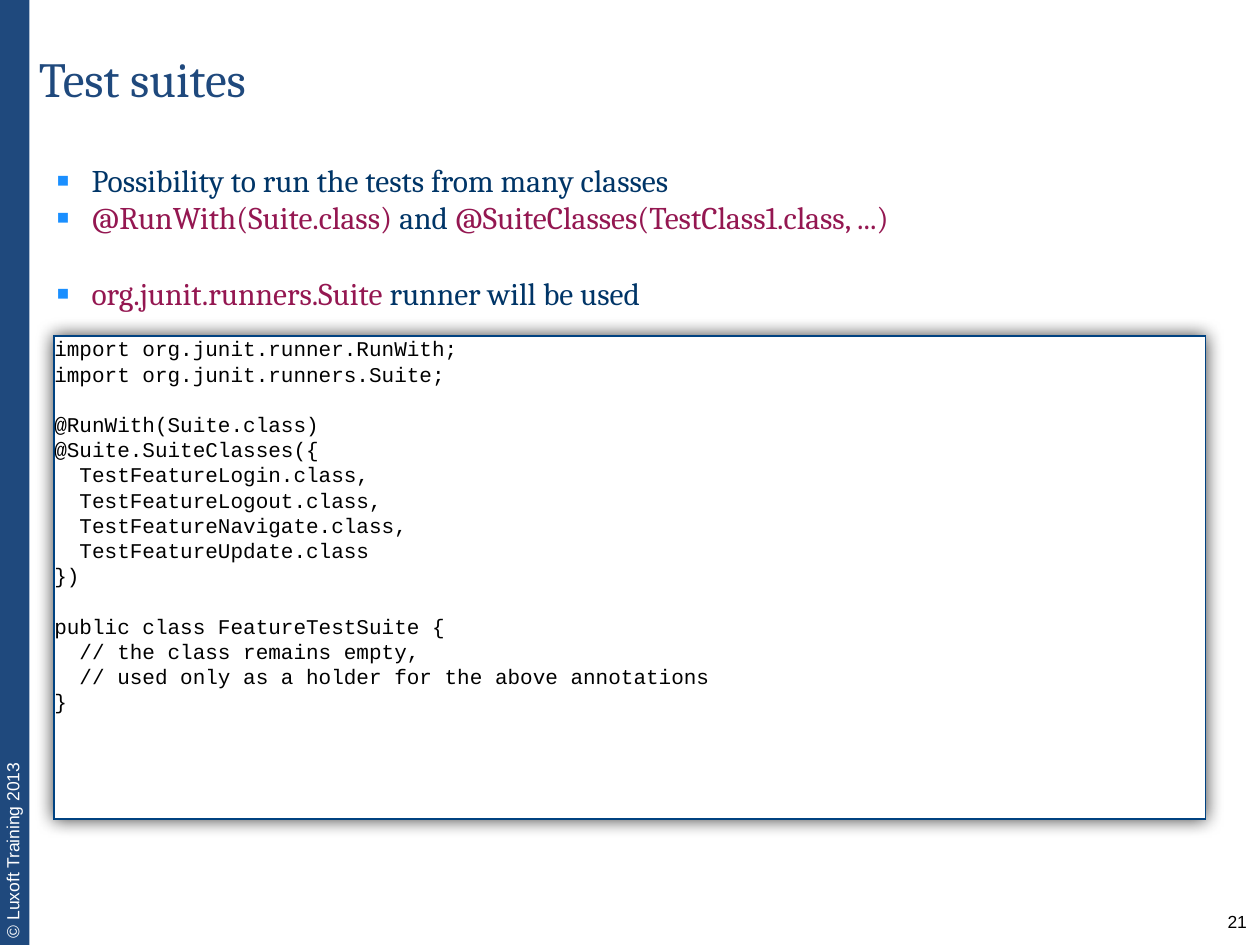
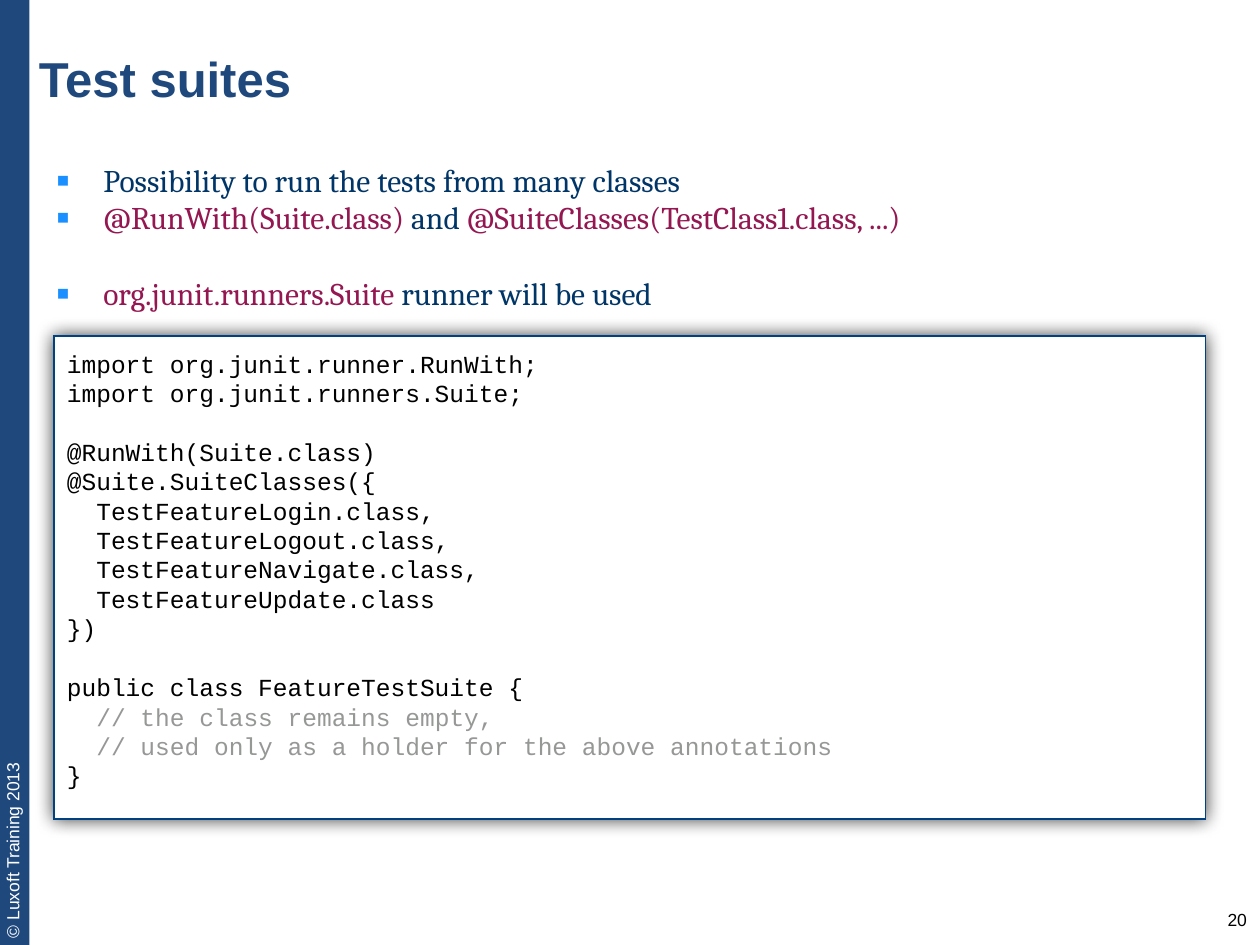
Before and after one commit to team3/lux-trainings-all, a slide deck: slide 20 of JVA-011. unit-testing-with-junit/JVA-011-lecture1-unit-testing-basics.pptx (slide 21 before the commit). Drawn at 1260x945 pixels with LibreOffice and Linux fonts; fonts in the diff are those of the drawing. Boxes give left, top, right and bottom in pixels: in the first picture for what was removed or moved away, otherwise in the second. Text is boxed around its words. In the diff, an @@ line names an element or a change of style, - is before the commit and + after.

```diff
--- a/JVA-011. unit-testing-with-junit/JVA-011-lecture1-unit-testing-basics.pptx
+++ b/JVA-011. unit-testing-with-junit/JVA-011-lecture1-unit-testing-basics.pptx
@@ title "Test suites" at [39,61,291,98]: font Cambria to Arial, bold on @@
@@ text "Possibility to run the tests ..." at [103,169,863,312]: indent changed @@
@@ text "import org.junit.runner.RunWith;" at [67,355,832,760]: size 12 to 14 pt; text colour #000000 to #969896 in "// the class remains empty,", "// used only as a holder for ..." @@
@@ page number at [1228,913,1247,926]: text changed @@
-21
+20
```
Also in this commit, not shown: 18 other slides changed, 3 slides added, 2 slides removed.
